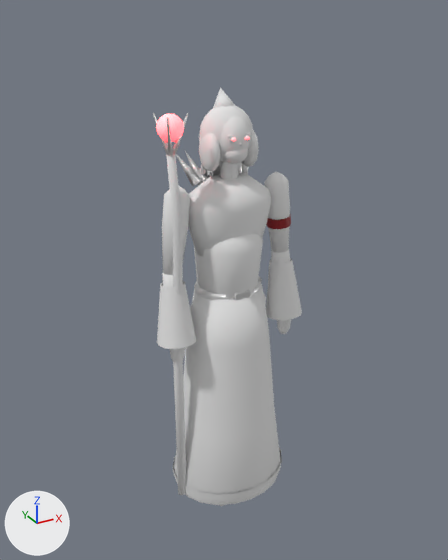
The FBX model Client/Assets/Resources/Models/hero_ilyra.fbx as it was, and as the next commit left it.
Before and after are seen from a camera (50 mm lens) standing at (-1.19, -2.13, 2.11) and looking at (0.0, 0.05, 1.03). Every picture has the same lights, and +X, +Y and +Z are marked at lower left. The first picture is the older version. Vertices at exactly the same position are counted once.

Objects in the first picture: 'hero_ilyra'.
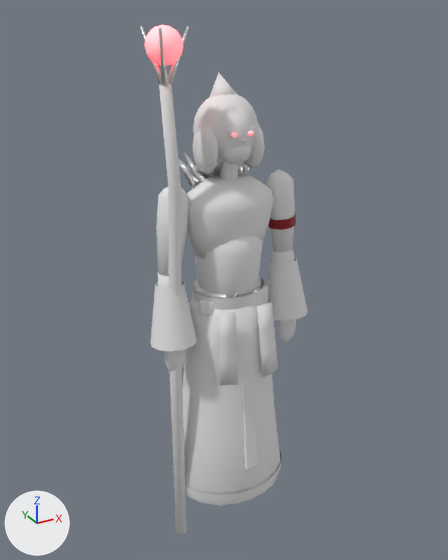
Changed parts and their boxes [x1, y1, x2, y2] in the pictures (448 x 560 px; the box of a moved part takes in the faces that stretch with it):
```json
{"object": "hero_ilyra", "change": "reshaped", "before": [153, 87, 302, 506], "after": [140, 25, 308, 534], "on screen": "13% wider, 21% taller"}
{"part": 1, "of": "me_hero_ilyra", "change": "added", "after": [192, 163, 242, 189], "on screen": "mostly hidden"}
{"part": 2, "of": "me_hero_ilyra", "change": "moved or reshaped", "before": [213, 87, 236, 108], "after": [209, 72, 236, 98]}
{"part": 3, "of": "me_hero_ilyra", "change": "added", "after": [192, 127, 219, 174]}
{"part": 4, "of": "me_hero_ilyra", "change": "added", "after": [244, 123, 265, 168]}
{"part": 5, "of": "me_hero_ilyra", "change": "moved or reshaped", "before": [166, 154, 186, 495], "after": [159, 83, 187, 534]}
{"part": 6, "of": "me_hero_ilyra", "change": "moved or reshaped", "before": [173, 113, 189, 155], "after": [168, 26, 189, 85]}
{"part": 7, "of": "me_hero_ilyra", "change": "moved or reshaped", "before": [153, 113, 173, 157], "after": [140, 26, 169, 87]}
{"part": 8, "of": "me_hero_ilyra", "change": "added", "after": [145, 25, 183, 65]}
{"part": 9, "of": "me_hero_ilyra", "change": "added", "after": [192, 278, 264, 310]}
{"part": 10, "of": "me_hero_ilyra", "change": "added", "after": [218, 312, 238, 386]}
{"part": 11, "of": "me_hero_ilyra", "change": "added", "after": [257, 302, 278, 377]}
{"part": 12, "of": "me_hero_ilyra", "change": "deleted", "before": [156, 114, 184, 142]}
{"part": 13, "of": "me_hero_ilyra", "change": "moved or reshaped", "before": [157, 105, 302, 506], "after": [150, 94, 308, 507]}
```

The change, as JSON lines over the scene's bpy script:
```json
{"block": "me_hero_ilyra", "where": "# used by ob_hero_ilyra; location = (0.0, 0.0, 0.0)"}
{"op": "remove", "block": "me_hero_ilyra", "code": "me_hero_ilyra.from_pydata(...)  # 2840 vertices, 3119 faces; spans x -0.35..0.35, y -0.24..0.24, z -0.01..1.83"}
{"op": "add", "block": "me_hero_ilyra", "code": "me_hero_ilyra.from_pydata(...)  # 3196 vertices, 3421 faces; spans x -0.38..0.38, y -0.24..0.24, z -0.21..2.06"}
{"block": "me_hero_ilyra", "change": "me_hero_ilyra part 1: the loose piece of 72 vertices spanning x -0.1..0.1, y 0.04..0.12, z 1.43..1.68 is copied, and the copy is scaled about its middle by 1.2, then moved by (0.0, 0.02, 0.0); it spans x -0.12..0.12, y 0.05..0.15, z 1.41..1.71"}
{"block": "me_hero_ilyra", "change": "me_hero_ilyra part 2: the loose piece of 12 vertices spanning x -0.06..0.06, y -0.02..0.09, z 1.71..1.83 is scaled about its middle by 1.2, then moved by (0.0, 0.01, 0.04)"}
{"block": "me_hero_ilyra", "change": "me_hero_ilyra part 3: a new loose piece, a UV sphere (10 segments, 6 rings, poles along z) spanning x -0.141..-0.065, y -0.08..0.084, z 1.519..1.714, in mat_bf_matte (white #e7e7e7)"}
{"block": "me_hero_ilyra", "change": "me_hero_ilyra part 4: a new loose piece, a UV sphere (10 segments, 6 rings, poles along z) spanning x 0.065..0.141, y -0.08..0.084, z 1.519..1.714, in mat_bf_matte (white #e7e7e7)"}
{"block": "me_hero_ilyra", "change": "me_hero_ilyra part 5: the loose piece of 34 vertices spanning x -0.29..-0.23, y -0.07..-0.02, z 0.02..1.63 is scaled about its middle by 1.3, then moved by (-0.01, 0.0, 0.01)"}
{"block": "me_hero_ilyra", "change": "me_hero_ilyra part 6: the loose piece of 12 vertices spanning x -0.28..-0.19, y -0.06..-0.03, z 1.59..1.76 is scaled about its middle by 1.3, then moved by (0.0, 0.0, 0.27)"}
{"block": "me_hero_ilyra", "change": "me_hero_ilyra part 7: the loose piece of 23 vertices spanning x -0.31..-0.26, y -0.11..0.02, z 1.59..1.76 is scaled about its middle by 1.3, then moved by (-0.02, 0.0, 0.27)"}
{"block": "me_hero_ilyra", "change": "me_hero_ilyra part 8: a new loose piece, a UV sphere (12 segments, 8 rings, poles along z) spanning x -0.35..-0.22, y -0.11..0.02, z 1.93..2.06, in mat_bf_glow_ff2633 (white #e7e7e7, glowing red #ff2633)"}
{"block": "me_hero_ilyra", "change": "me_hero_ilyra part 9: a new loose piece of 40 vertices spanning x -0.16..0.16, y -0.14..0.14, z 0.97..1.03, in mat_bf_matte (white #e7e7e7)"}
{"block": "me_hero_ilyra", "change": "me_hero_ilyra part 10: a new loose piece of 24 vertices spanning x -0.14..-0.05, y -0.2..-0.14, z 0.65..0.97, in mat_bf_matte (white #e7e7e7)"}
{"block": "me_hero_ilyra", "change": "me_hero_ilyra part 11: a new loose piece of 24 vertices spanning x 0.05..0.14, y -0.21..-0.14, z 0.65..0.97, in mat_bf_matte (white #e7e7e7)"}
{"block": "me_hero_ilyra", "change": "me_hero_ilyra part 12: the loose piece of 86 vertices spanning x -0.32..-0.22, y -0.1..0.01, z 1.67..1.77 is deleted"}
{"block": "me_hero_ilyra", "change": "me_hero_ilyra part 13: 742 vertices moved from x -0.3..0.3, y -0.19..0.12, z 0.01..1.78 to x -0.33..0.33, y -0.19..0.13, z 0.01..1.78; 812 vertices removed from x -0.35..0.35, y -0.19..0.12, z 0.0..1.77; 668 vertices added at x -0.38..0.38, y -0.19..0.14, z 0.0..1.82"}
{"block": "me_hero_ilyra", "change": "other edits to the shape of me_hero_ilyra do not show in these pictures"}
```
